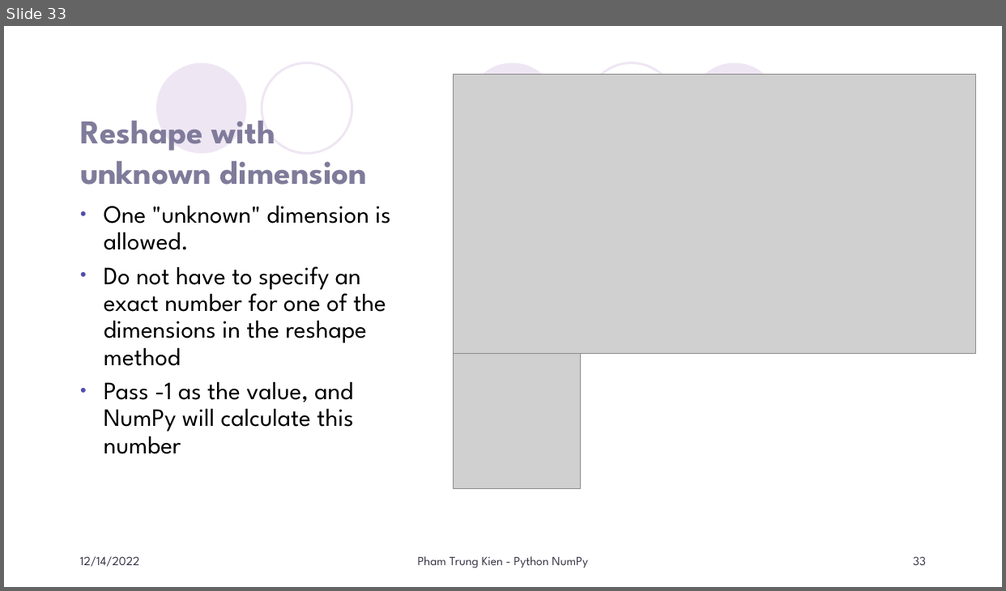
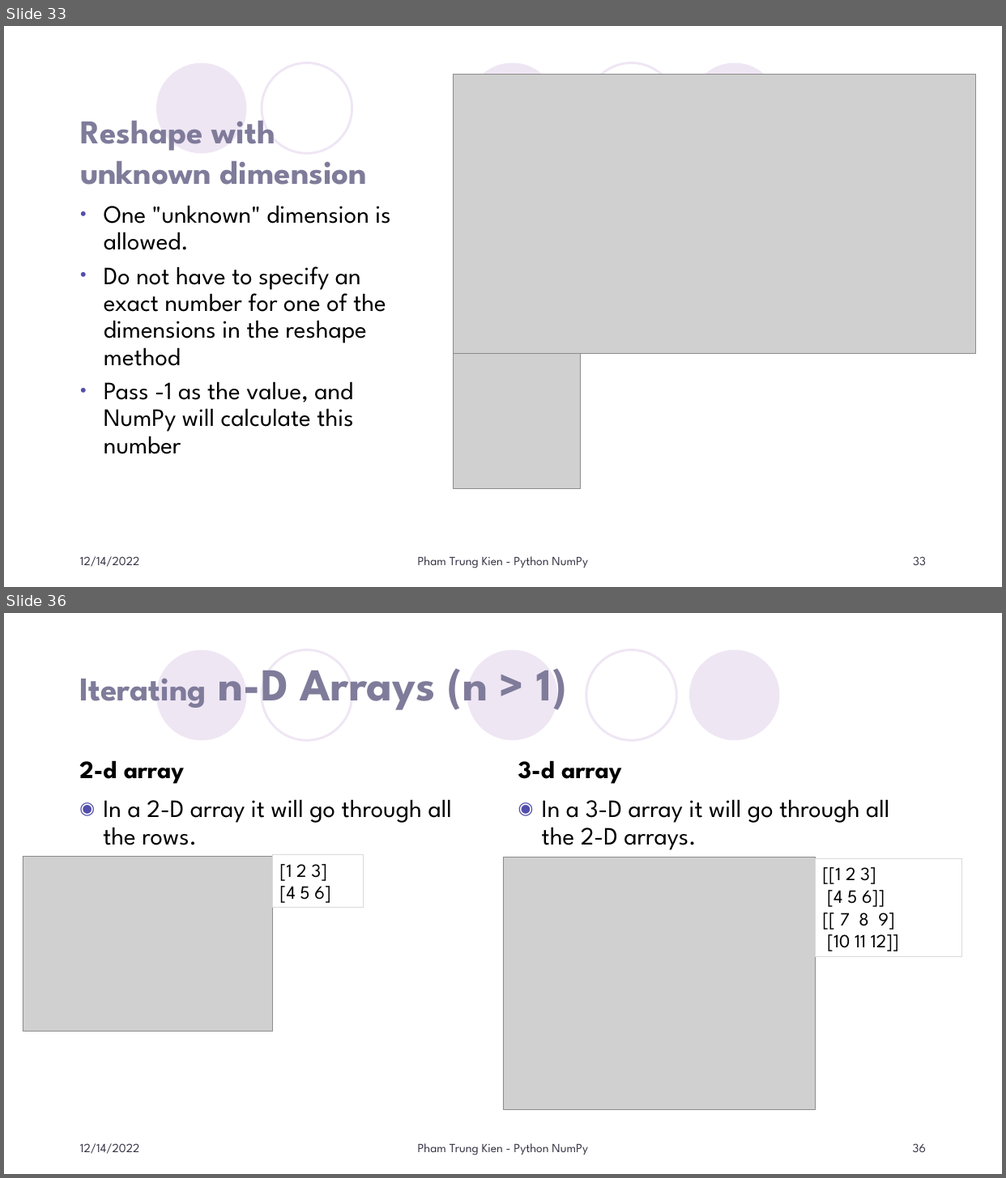
Before and after one commit to KienPham2607/MyLittlePy, a slide deck: PyThon/GetStarted/Numpy/Doc/Python NumPy.pptx. Shown one above the other, each under a label of ours: slide 33 before the commit, slides 33 and 36 after it; the slides between them are not shown. The pictures are 1006x591 and 1006x1178 pixels, drawn with LibreOffice and Linux fonts; fonts in the diff are those of the drawing; grey boxes stand for pictures; background and template pictures are left out. Boxes give left, top, right and bottom in pixels: in the first picture for what was removed or moved away, otherwise in the second. Text is boxed around its words. In the diff, an @@ line names an element or a change of style, - is before the commit and + after.

```diff
--- a/PyThon/GetStarted/Numpy/Doc/Python NumPy.pptx
+++ b/PyThon/GetStarted/Numpy/Doc/Python NumPy.pptx
@@ slide 36 added at [4, 613, 1002, 1174], background #FFFFFF; not listed: 5 template elements that a slide beside it also shows @@
@@ title added at [79, 669, 567, 710], 44 pt, text #7F7B9A, bold @@
+Iterating n-D Arrays (n > 1)
@@ text added at [79, 760, 185, 784], 24 pt, text #000000, bold @@
+2-d array
@@ text added at [518, 760, 622, 784], 24 pt, text #000000, bold @@
+3-d array
@@ text added at [103, 799, 452, 845], 24 pt, text #000000 @@
+◉ In a 2-D array it will go through all the rows.
@@ text added at [542, 799, 889, 850], 24 pt, text #000000 @@
+◉ In a 3-D array it will go through all the 2-D arrays.
@@ rectangle added at [273, 855, 364, 908], outline #DCD8DC 0.75 pt, 18 pt, text #000000 @@
+[1 2 3]
+[4 5 6]
@@ picture added at [23, 856, 273, 1032] @@
@@ picture added at [503, 857, 816, 1110] @@
@@ rectangle added at [816, 858, 962, 956], outline #DCD8DC 0.75 pt, 18 pt, text #000000 @@
+[[1 2 3]
+[4 5 6]]
+[[ 7 8 9]
+[10 11 12]]
@@ text added at [80, 1144, 140, 1154], 12 pt, text #373545 @@
+12/14/2022
@@ text added at [418, 1144, 588, 1156], 12 pt, text #373545 @@
+Pham Trung Kien - Python NumPy
@@ page number added at [913, 1144, 926, 1152], 12 pt, text #373545 @@
+36
```
Also in this commit, not shown: 1 slide changed, 17 other slides added, 51 other files.
